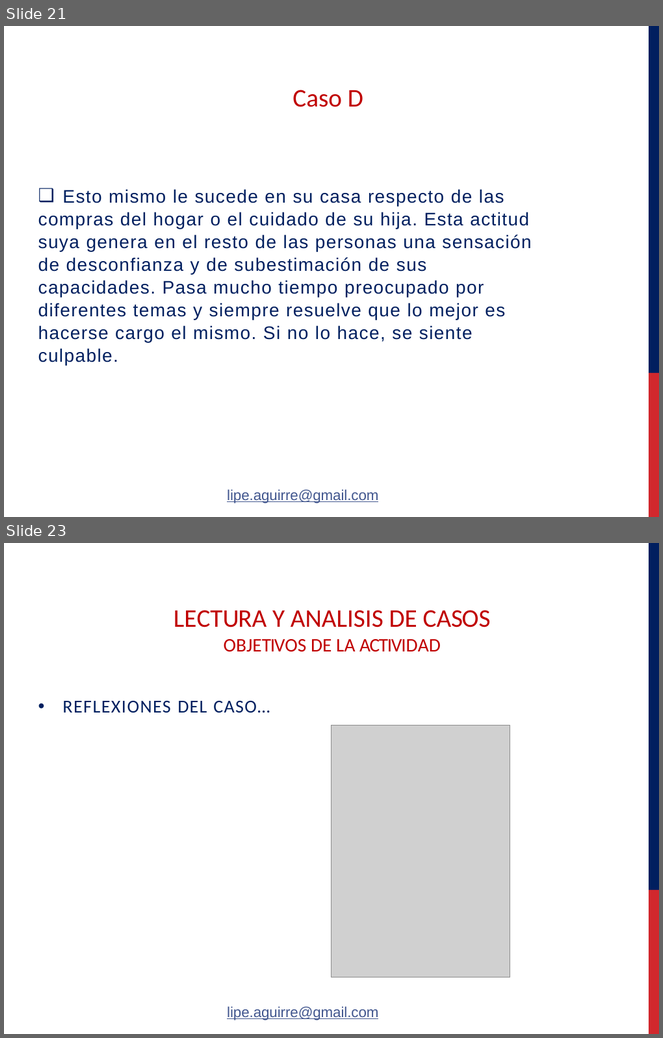
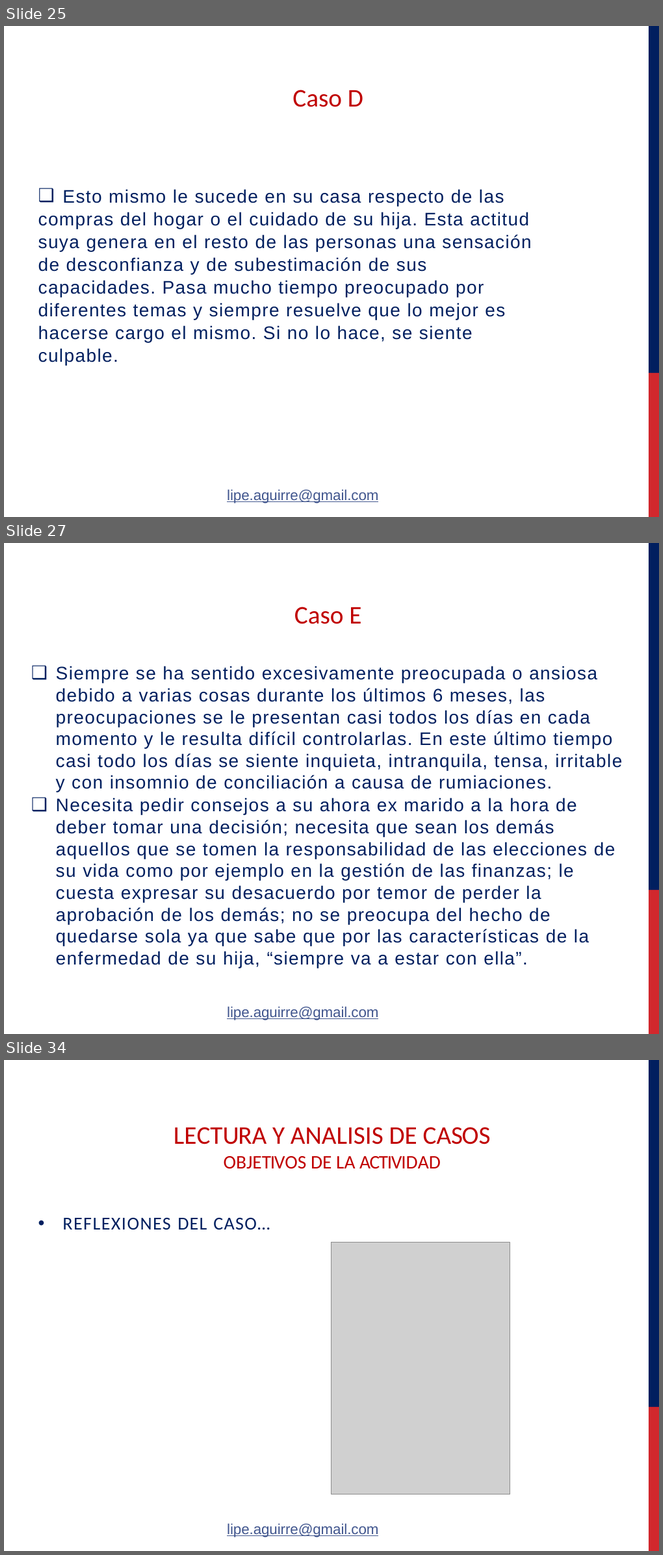
Before and after one commit to felipeaguirre66/FavaloroPerso, a slide deck: Clase 1/Powers/Aguirre - Psicologia de la Personalidad clase Practico 1° 16PF - Lectura de casos - Lic Sanchez Sanda.pptx. Shown one above the other, each under a label of ours: slides 21 and 23 before the commit, slides 25, 27 and 34 after it; the slides between them are not shown. The pictures are 663x1038 and 663x1555 pixels, drawn with LibreOffice and Linux fonts; fonts in the diff are those of the drawing; grey boxes stand for pictures; background and template pictures are left out. Boxes give left, top, right and bottom in pixels: in the first picture for what was removed or moved away, otherwise in the second. Text is boxed around its words. In the diff, an @@ line names an element or a change of style, - is before the commit and + after.

```diff
--- a/Clase 1/Powers/Aguirre - Psicologia de la Personalidad clase Practico 1° 16PF - Lectura de casos - Lic Sanchez Sanda.pptx
+++ b/Clase 1/Powers/Aguirre - Psicologia de la Personalidad clase Practico 1° 16PF - Lectura de casos - Lic Sanchez Sanda.pptx
@@ slide 27 added at box(4, 543, 659, 1034), background #FFFFFF; not listed: 2 template elements that a slide beside it also shows @@
@@ title added at box(295, 607, 362, 624), 28 pt, text #C00000 @@
+Caso E
@@ text added at box(56, 666, 622, 968), 20 pt, text #001F5F @@
+❑ Siempre se ha sentido excesivamente preocupada o ansiosa debido a varias cosas durante los últimos 6 meses, las preocupaciones se le presentan casi todos los días en cada momento y le resulta difícil controlarlas. En este último tiempo casi todo los días se siente inquieta, intranquila, tensa, irritable y con insomnio de conciliación a causa de rumiaciones.
+❑ Necesita pedir consejos a su ahora ex marido a la hora de deber tomar una decisión; necesita que sean los demás aquellos que se tomen la responsabilidad de las elecciones de su vida como por ejemplo en la gestión de las finanzas; le cuesta expresar su desacuerdo por temor de perder la aprobación de los demás; no se preocupa del hecho de quedarse sola ya que sabe que por las características de la enfermedad de su hija, “siempre va a estar con ella”.
@@ text added at box(227, 1006, 378, 1021), 16 pt, text #41568E, underline @@
+lipe.aguirre@gmail.com
@@ what was slide 21 is now slide 25 @@
@@ what was slide 23 is now slide 34 @@
```
Also in this commit, not shown: 10 other slides added, 1 slide removed, 1 other file.
